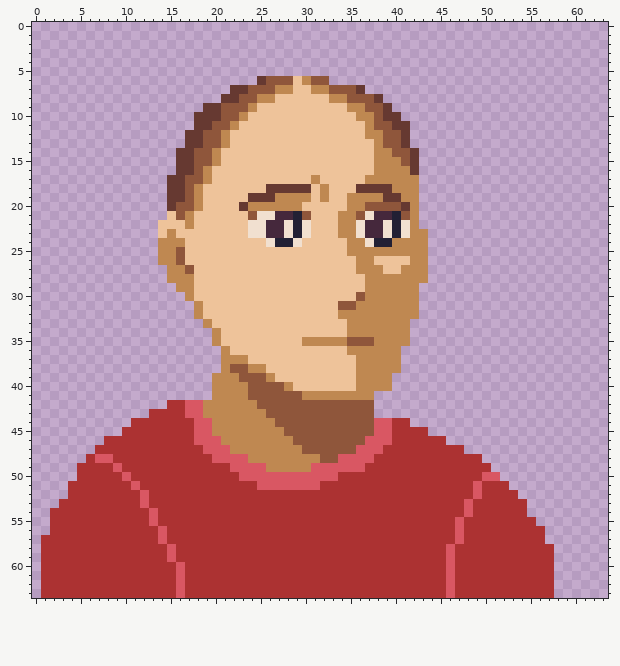
Pixel-art sprite, stored at sprites/portraits/vagner-portrait.png. The picture above is the old version.
The file is 64x64 pixels.
Once edited:
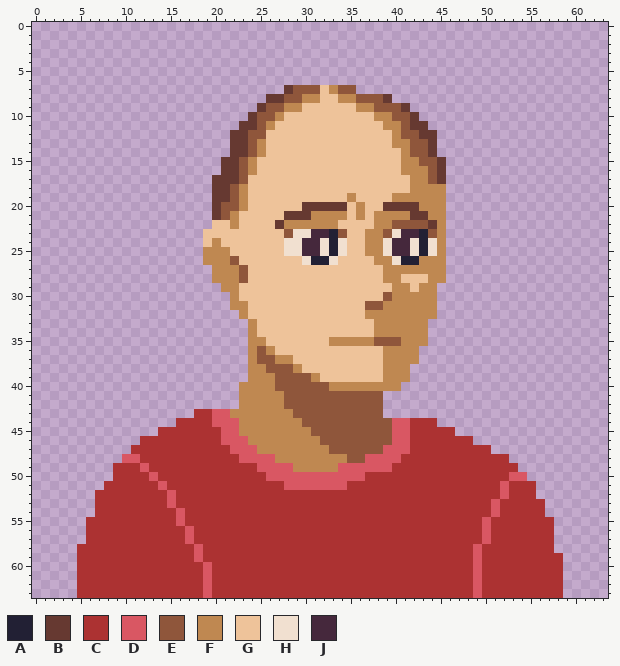
Palette (. is transparent): A #222034  B #663931  C #ac3232  D #d95763  E #8f563b  F #bf8851  G #eec39a  H #f1e0d0  J #45283c
The exact change:
Changed rows in their new state; - is an unchanged pixel.
first column x 1:
 6 ------------------------........--------------------------
 7 ---------------------......BEEEGF--.----------------------
 8 --------------------.....BBEEFF-G-F--EB-------------------
 9 ------------------......BEEFF-----G-F-EEB-----------------
10 -----------------......BEEF--------GGFFEEB----------------
11 -----------------.....BBEF----------GGFFEBB---------------
12 ----------------.....BBEE-----------GGGFEEBB--------------
13 ----------------.....BBEF------------GGFFEEB--------------
14 ---------------......BBEF------------GGGFEEB--------------
15 ---------------.....BBEF-------------GGGFFEEB-------------
16 ---------------.....BBEF-------------GGG-FFEB-------------
17 --------------.....BBBE-------G-----GGGGG-FEB-------------
18 --------------.....BBEF--GGGGG-G---GGGGGG-FFF-------------
19 --------------.....BBEFGGGGGGG-G---GGGGF--FFF-------------
20 --------------.....BEEFGGGGGGBBBBBG-GGBB-BFFF-------------
21 --------------.....BEF-GGGGBBBFFF-GFGFFFFBBFF-------------
22 -------------......--F-GGGBFFFFFFGGGGFFEEEEBF-------------
23 -------------.....-----GGGGEH-JJAEGGFFEHJJAEF-------------
24 -------------.....-F-----GGH-JJHAHGGFFHJJHAHF-------------
25 -------------.....FFF------HHJJHAHGG--HJJHAHF-------------
26 -------------.....FFFE-------HAAH--GGFFHAA-FF-------------
27 --------------.....FFFE------------GGGFF---FF-------------
28 --------------.....FFFE-------------GG--GGGFF-------------
29 ---------------.....FF--------------GGG--GFF--------------
30 ----------------.....F-------------GGGE---FF--------------
31 -----------------....FF----------GGGEE----FF--------------
32 -----------------.....F----------GGG------FF--------------
33 ------------------.....F----------GGG----FF---------------
34 -------------------....F----------GGG----FF---------------
35 -------------------....FF----GGG--FFFEEE-FF---------------
36 --------------------...FEF--------GGGG--FF----------------
37 --------------------...FEEFF-------GGG--FF----------------
38 --------------------...--EEEF------GGG--F-----------------
39 -------------------....FF-EEEEF----GGG-FF-----------------
40 -------------------...-FFF-EEEEEFFF----F------------------
41 -------------------...-FFFF--EEEEEEEEE--------------------
42 --------------........--FFF----------E--------------------
43 ------------.....CCDD----FFF---------E--------------------
44 ----------.....--CCDDD----FFF--------EEDDCCC--------------
45 ---------....----CCCDD-----FFF-------EEDD--CCC------------
46 -------....------CCCDDD-----FFF-----EEEDD----CCC----------
47 ------....--------CCCDDD-----FFF---EEEDDD------CCC--------
48 -----....DD--------CCC-DDD-----FFFEE-DDD---------CCC------
49 ----....C--D---------CCC-DDD--FFF---DDD-----------CCC-----
50 ----....-C--D---------CCC--------DDD-------------CCCDD----
51 ---....---C--D----------CCC----DDD--------------C--DCCC---
52 ---...-----C--D---------------------------------C--D-CC---
53 --....-----C--D--------------------------------C--D---CC--
54 -.....------C--D-------------------------------C--D---CC--
55 -....-------C--D------------------------------C--D-----CC-
56 -....--------C--D-----------------------------C--D------C-
57 .....--------C--D-----------------------------C--D------C-
58 ....----------C--D---------------------------C--D---------
59 ....----------C--D---------------------------C--D--------C
60 ....-----------C--D--------------------------C--D--------C
61 ....-----------C--D--------------------------C--D--------C
62 ....-----------C--D--------------------------C--D--------C
63 ....-----------C--D--------------------------C--D--------C
Changed places in both pictures, as pixel boxes (x1, y1, x2, y2):
changed: (41, 76, 563, 598)
